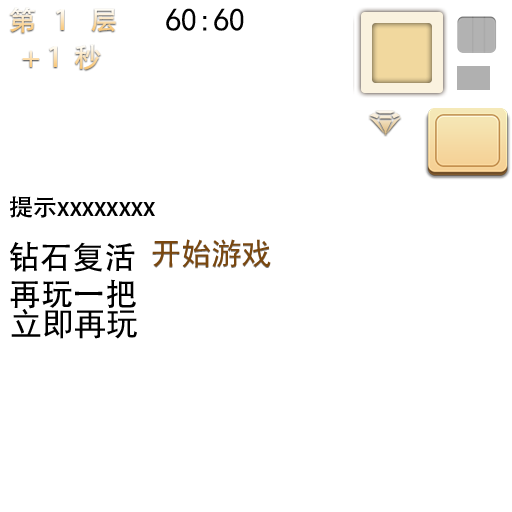
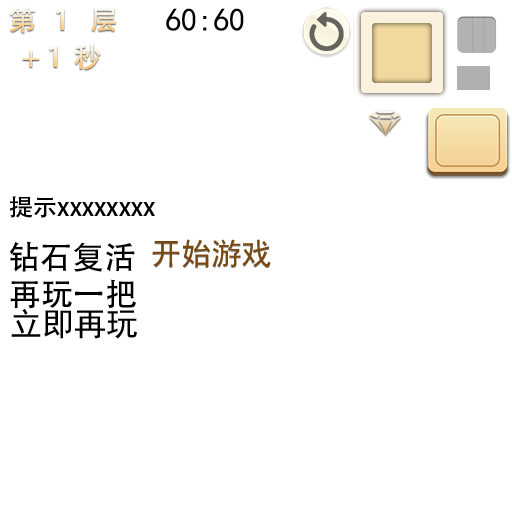
Before/after of a (512, 512) layered artwork. What changed in the layer stack:
added layer "图层 6" above "图层 5" over [301, 7, 352, 58]
